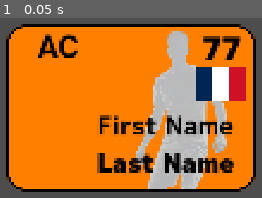
Above: before the commit, frame 1.
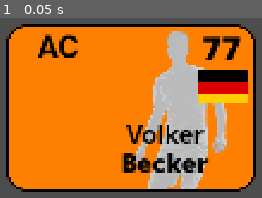
Above: after the commit, the same moment.

Repository: Geaire/FootballCardsManager
Game: Godot game, scene res://Scenes/card_player.tscn
The game is run twice, just before and just after one commit, with the same random seed, the same clock (stepped at 60 frames per second) and the same inputs.
Inputs:
- Up to frame 1 (0.05 s): no input

The runs differ from the first frame. In frame 1, 11% of the frame differs, in the area x 37-95%, y 27-87%.

Commit message:
04/04/26 23H

Diff:
--- a/Scenes/card_player.tscn
+++ b/Scenes/card_player.tscn
@@ -11,12 +11,14 @@
 [ext_resource type="Texture2D" uid="uid://badkaijnmc28s" path="res://Sprites/Flags/flag_fr.png" id="8_8tm0q"]
 [ext_resource type="FontFile" uid="uid://djse4v8s8ul4d" path="res://Fonts/MPLUS1p-Bold.ttf" id="9_fhld7"]
 [ext_resource type="FontFile" uid="uid://qchfwvdcm00i" path="res://Fonts/MPLUS1p-Black.ttf" id="10_dtb0m"]
-[ext_resource type="Texture2D" uid="uid://8p1jrh5cqy0w" path="res://Sprites/btn_pin.png" id="11_5uvk1"]
+[ext_resource type="Texture2D" uid="uid://cuqc1s7kyxpw2" path="res://Sprites/btn_pincolor.png" id="12_6d7mh"]
+[ext_resource type="Texture2D" uid="uid://g2exj1op85j" path="res://Sprites/card_borderflag.png" id="13_ajqki"]
 
 [node name="Card_Player" type="Node2D" unique_id=1206912900]
 script = ExtResource("1_6d7mh")
 
 [node name="CardBackground" type="Sprite2D" parent="." unique_id=1334964318]
+z_index = -1
 texture = ExtResource("1_aanve")
 
 [node name="CardBorder" type="Sprite2D" parent="." unique_id=590357485]
@@ -79,15 +81,16 @@
 
 [node name="IMG_Flag" type="Sprite2D" parent="." unique_id=1331291584]
 z_index = 3
-position = Vector2(215, -55)
+position = Vector2(220, -50)
 scale = Vector2(0.2, 0.2)
 texture = ExtResource("8_8tm0q")
 
 [node name="TXT_FirstName" type="Label" parent="." unique_id=1348867650]
 z_index = 3
 offset_left = -125.0
+offset_top = 20.0
 offset_right = 290.0
-offset_bottom = 85.0
+offset_bottom = 105.0
 theme_override_colors/font_color = Color(0, 0, 0, 1)
 theme_override_fonts/font = ExtResource("9_fhld7")
 theme_override_font_sizes/font_size = 60
@@ -109,8 +112,11 @@
 vertical_alignment = 1
 
 [node name="BTN_PinColor" type="Sprite2D" parent="." unique_id=75564132]
+position = Vector2(229, 93)
+texture = ExtResource("12_6d7mh")
+
+[node name="CardBorderFlag" type="Sprite2D" parent="." unique_id=1085200322]
 z_index = 3
-position = Vector2(292, 94.99999)
-rotation = 0.34906584
-scale = Vector2(0.2, 0.20023584)
-texture = ExtResource("11_5uvk1")
+position = Vector2(220, -50)
+scale = Vector2(0.2, 0.2)
+texture = ExtResource("13_ajqki")
--- a/Scripts/card_player.gd
+++ b/Scripts/card_player.gd
@@ -1,6 +1,6 @@
 extends Node2D
 
-# ---- NOEUDS ----
+# ----- NOEUDS -----
 @onready var card_background = $CardBackground
 @onready var txt_note = $TXT_Note
 @onready var txt_position1 = $TXT_Position1
@@ -12,7 +12,7 @@
 @onready var txt_lastname = $TXT_LastName
 @onready var btn_pincolor = $BTN_PinColor
 
-# ---- DONNEES ----
+# ----- DONNEES -----
 var note: int
 var color: String
 var position1: String
@@ -21,29 +21,72 @@
 var age: int
 var height: int
 var weight: int
-var nationality: int
+var nationality: String
 var specialty1: String = ""
 var specialty2: String = ""
 var firstname: String
 var lastname: String
 var pin_color: String = ""
 
-const POSITIONS = ["GB","DG","DD","DC","MG","MD","MDF","MC","MO","AG","AD","AC","ATT"]
+# ----- CONSTANTES -----
+const POSITIONS = ["GB","DG","DD","DC","MG","MD","MDF","MC","MOC","AG","AD","AC","ATT"]
 
 const CARD_COLORS = {
-	"Yellow": Color(1.0, 0.85, 0.0),
-	"Orange": Color(1.0, 0.5, 0.0),
-	"Red": Color(0.9, 0.1, 0.1),
-	"Magenta": Color(0.56, 0.016, 0.56),
-	"Blue": Color(0.2, 0.5, 1.0),
-	"White": Color(1.0, 1.0, 1.0)
+	"yellow": Color(1.0, 0.85, 0.0),
+	"orange": Color(1.0, 0.5, 0.0),
+	"red": Color(0.9, 0.1, 0.1),
+	"magenta": Color(0.56, 0.016, 0.56),
+	"blue": Color(0.2, 0.5, 1.0),
+	"white": Color(1.0, 1.0, 1.0)
 }
 
+# 🌍 PAYS
+
+# 40%
+const TOP_COUNTRIES = ["br", "de", "ar", "fr", "it", "es", "gb"]
+
+# 30%
+const STRONG_COUNTRIES = ["nl", "be", "hr", "pt", "ma", "pl", "se"]
+
+# 30%
+const OTHER_COUNTRIES = [
+	"us","mx","ca","jp","kr","au","ch","at","dk","no","fi","cz","sk","hu",
+	"ro","bg","gr","tr","ua","rs","si","is","ie","za","eg","dz","tn","ng",
+	"cm","ci","gh","sn","ml","ir","iq","sa","ae","qa","kw","cl","pe","co",
+	"ve","ec","py","bo","uy","cr","hn","pa"
+]
+
+# 🌍 LIEN PAYS → FICHIERS NOMS
+const COUNTRY_TO_NAME_FILE = {
+	"fr": "res://Data/Names/names_french.json",
+	"br": "res://Data/Names/names_portuguese.json",
+	"pt": "res://Data/Names/names_portuguese.json",
+	"es": "res://Data/Names/names_spanish.json",
+	"ar": "res://Data/Names/names_spanish.json",
+	"it": "res://Data/Names/names_italian.json",
+	"de": "res://Data/Names/names_german.json",
+	"gb": "res://Data/Names/names_english.json",
+
+	"nl": "res://Data/Names/names_german.json",
+	"be": "res://Data/Names/names_french.json",
+	"hr": "res://Data/Names/names_slavic.json",
+	"pl": "res://Data/Names/names_slavic.json",
+	"se": "res://Data/Names/names_scandinavian.json",
+
+	"ma": "res://Data/Names/names_arabic.json",
+	"dz": "res://Data/Names/names_arabic.json",
+	"tn": "res://Data/Names/names_arabic.json",
+
+	"default": "res://Data/Names/names_english.json"
+}
+
+# ----- READY -----
 func _ready():
-	position = Vector2(960, 540)
+	position = get_viewport_rect().size / 2
 	generate()
 	display()
 
+# ----- GENERATION -----
 func generate():
 	generate_note_and_color()
 	generate_age_height_weight()
@@ -52,26 +95,30 @@
 	generate_name()
 	generate_specialties()
 
+# ----- NOTE / COULEUR -----
 func generate_note_and_color():
 	var roll = randi_range(1, 100)
+
 	if roll <= 40:
 		note = randi_range(60, 69)
-		color = "Yellow"
+		color = "yellow"
 	elif roll <= 65:
 		note = randi_range(70, 79)
-		color = "Orange"
+		color = "orange"
 	elif roll <= 82:
 		note = randi_range(80, 89)
-		color = "Red"
+		color = "red"
 	elif roll <= 93:
 		note = randi_range(90, 99)
-		color = "Magenta"
+		color = "magenta"
 	else:
 		note = randi_range(100, 129)
-		color = "Blue"
-
+		color = "blue"
+
+# ----- PHYSIQUE -----
 func generate_age_height_weight():
 	var roll = randi_range(1, 100)
+
 	if roll <= 1:
 		age = randi_range(18, 19)
 	elif roll <= 5:
@@ -82,36 +129,68 @@
 		age = randi_range(24, 28)
 	else:
 		age = randi_range(29, 32)
+
 	height = randi_range(168, 198)
 	var imc = randi_range(195, 245) / 10.0
 	weight = int(round(imc * (height / 100.0) * (height / 100.0)))
 
+# ----- NATIONALITE -----
 func generate_nationality():
 	var roll = randi_range(1, 100)
-	if roll <= 50:
-		nationality = randi_range(0, 7)
-	else:
-		nationality = randi_range(8, 77)
-
+
+	if roll <= 40:
+		nationality = TOP_COUNTRIES[randi_range(0, TOP_COUNTRIES.size() - 1)]
+	elif roll <= 70:
+		nationality = STRONG_COUNTRIES[randi_range(0, STRONG_COUNTRIES.size() - 1)]
+	else:
+		nationality = OTHER_COUNTRIES[randi_range(0, OTHER_COUNTRIES.size() - 1)]
+
+# ----- POSITIONS -----
 func generate_positions():
-	position1 = POSITIONS[randi_range(0, 12)]
+	position1 = POSITIONS[randi_range(0, POSITIONS.size() - 1)]
+
 	var roll = randi_range(1, 100)
 	if roll <= 5 and position1 != "GB":
 		var pos2 = position1
 		while pos2 == position1 or pos2 == "GB":
-			pos2 = POSITIONS[randi_range(0, 12)]
+			pos2 = POSITIONS[randi_range(0, POSITIONS.size() - 1)]
 		position2 = pos2
 	else:
 		position2 = ""
 
+# ----- NOM DYNAMIQUE -----
 func generate_name():
-	firstname = "First Name"
-	lastname = "Last Name"
-
+	var path = COUNTRY_TO_NAME_FILE.get(nationality, COUNTRY_TO_NAME_FILE["default"])
+
+	var file = FileAccess.open(path, FileAccess.READ)
+	if file == null:
+		firstname = "John"
+		lastname = "Doe"
+		return
+
+	var text = file.get_as_text()
+	file.close()
+
+	var json = JSON.parse_string(text)
+
+	if typeof(json) != TYPE_DICTIONARY:
+		firstname = "John"
+		lastname = "Doe"
+		return
+
+	var firstnames = json["firstNames"]
+	var lastnames = json["lastNames"]
+
+	firstname = firstnames[randi_range(0, firstnames.size() - 1)]
+	lastname = lastnames[randi_range(0, lastnames.size() - 1)]
+
+# ----- SPECIALITES -----
 func generate_specialties():
 	var roll = randi_range(1, 100)
+
 	if roll <= 15:
 		specialty1 = "tir"
+
 		var roll2 = randi_range(1, 100)
 		if roll2 <= 33:
 			specialty2 = "dribble"
@@ -121,17 +200,24 @@
 		specialty1 = ""
 		specialty2 = ""
 
+# ----- AFFICHAGE -----
 func display():
 	card_background.modulate = CARD_COLORS[color]
 	txt_note.text = str(note)
 	txt_position1.text = position1
+
 	if position2 != "" and position2_unlocked == 1:
 		txt_position2.text = position2
 		txt_position2.visible = true
 	else:
 		txt_position2.visible = false
+
 	txt_firstname.text = firstname
 	txt_lastname.text = lastname
+
 	btn_pincolor.visible = (pin_color != "")
 	img_specialty1.visible = (specialty1 != "")
 	img_specialty2.visible = (specialty2 != "")
+
+	# 🇫🇷 DRAPEAU
+	img_flag.texture = load("res://Sprites/Flags/flag_" + nationality + ".png")
Binary file removed: Sprites/btn_pin.png
Binary file added: Sprites/btn_pincolor.png
Not shown, changed: Sprites/btn_pincolor.png.import
Binary file added: Sprites/card_borderflag.png
Not shown, added: Sprites/card_borderflag.png.import
